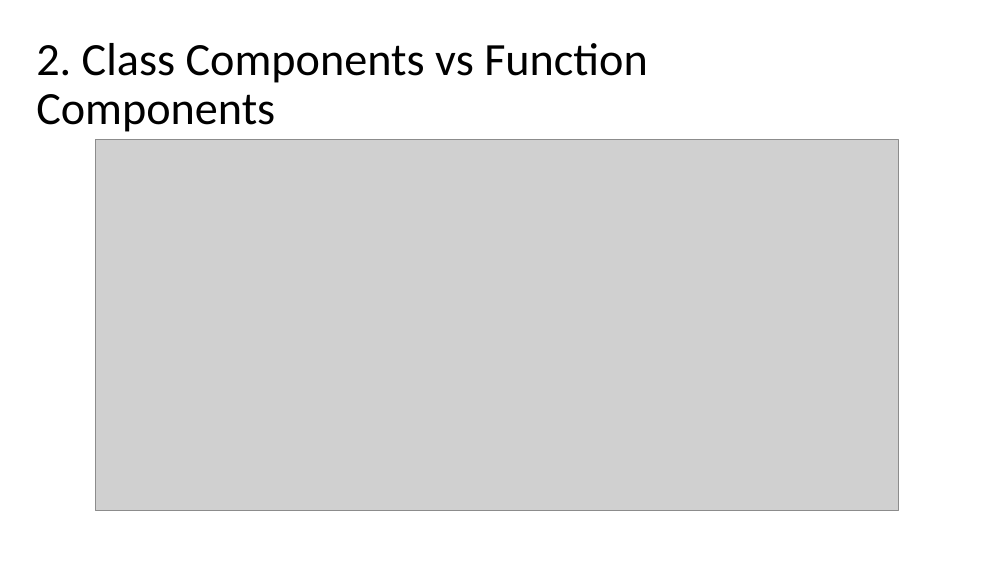
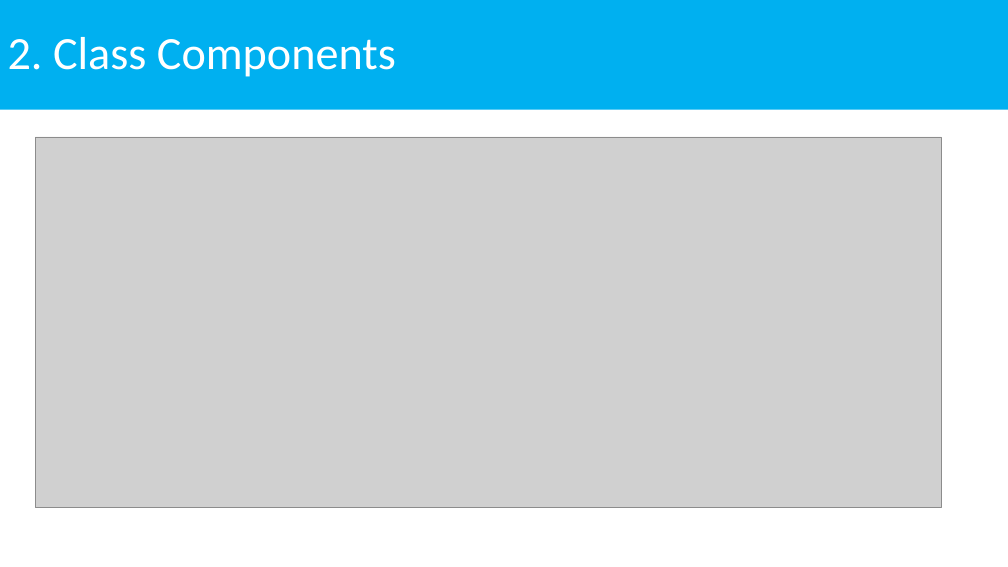
Before and after one commit to NhanHoang8195/react-hook-demo, a slide deck: slide 4 of ReactHooks.pptx. Drawn at 1008x567 pixels with LibreOffice and Linux fonts; fonts in the diff are those of the drawing; grey boxes stand for pictures. Boxes give left, top, right and bottom in pixels: in the first picture for what was removed or moved away, otherwise in the second. Text is boxed around its words. In the diff, an @@ line names an element or a change of style, - is before the commit and + after.

```diff
--- a/ReactHooks.pptx
+++ b/ReactHooks.pptx
@@ title "2. Class Components": place and size @@
-title "2. Class Components" at [36,43,648,132]
+title "2. Class Components" at [0,0,1008,110]
@@ title "2. Class Components" at [0,0,1008,110]: fill none to #00B0F0 @@
@@ title at [8,37,396,77]: text changed; text colour #000000 to #FFFFFF @@
-2. Class Components vs Function Components
+2. Class Components
@@ picture: place and size @@
-picture at [95,140,898,511]
+picture at [36,137,941,508]
```
Also in this commit, not shown: 3 other slides changed, 3 slides added, 1 slide removed, 3 other files.
